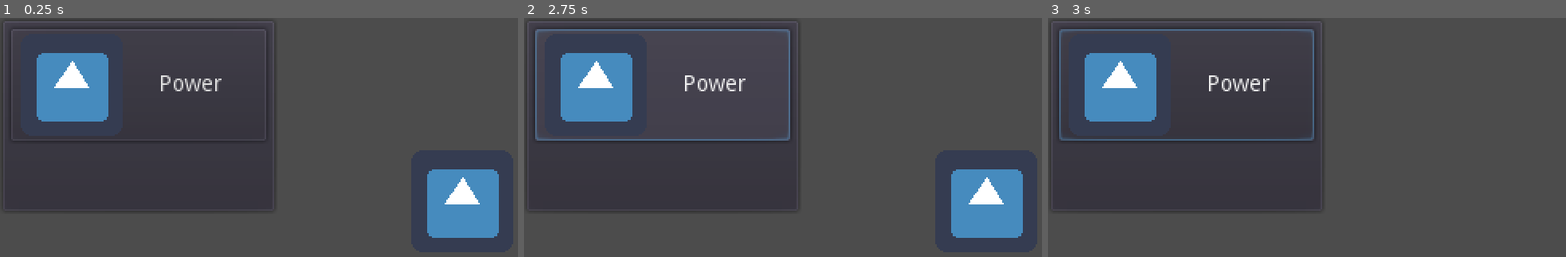
Above: before the commit, frames 1-3 (left to right).
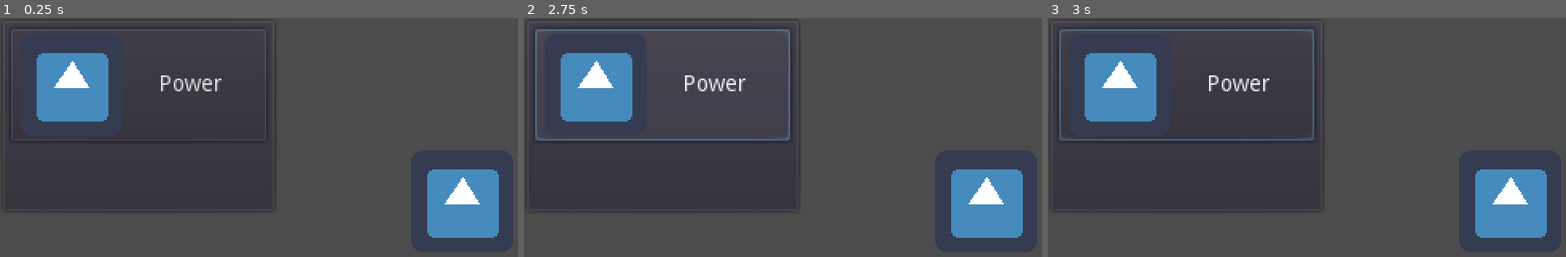
Above: after the commit, the same moments.

Repository: Yu-Channel/Simple-clicker
Game: Godot game, scene res://scene/Main.tscn
Same seed, same stepped clock (60 frames per second), same inputs: the game is played once before the commit and once after it. The engine's default icon, where the game draws it, is replaced by a stand-in: a white triangle on a blue panel in a dark square.
Inputs (mouse positions are in pixels of both pictures, inside the frame that each line leads up to):
- Up to frame 1 (0.25 s): no input
- Up to frame 2 (2.75 s): click "Power" at 0.5 s; click "Power" at 1.25 s; click "Power" at 2 s
- Up to frame 3 (3 s): tap Enter at 2.75 s; move the mouse to (1509, 202) at 2.77 s; click (1509, 202) at 2.92 s

Frames 1-2 are identical in both runs. In frame 3, 3.9% of the frame differs, in the area x 82-97%, y 63-92%.

Commit message:
敵のクリックのチェック用コードに変更

Diff:
--- a/scripts/Enemy.gd
+++ b/scripts/Enemy.gd
@@ -1,22 +1,12 @@
 extends Area2D
 
 
-# Declare member variables here. Examples:
-# var a = 2
-# var b = "text"
-
-
-# Called when the node enters the scene tree for the first time.
 func _ready():
 	pass # Replace with function body.
-
-
-# Called every frame. 'delta' is the elapsed time since the previous frame.
-#func _process(delta):
-#	pass
 
 
 func _on_Enemy_input_event(viewport, event, shape_idx):
 	if event is InputEventMouseButton:
 		if event.is_pressed():
-			queue_free()
+			print("clickしたよ！") # チェック用
+#			queue_free()
